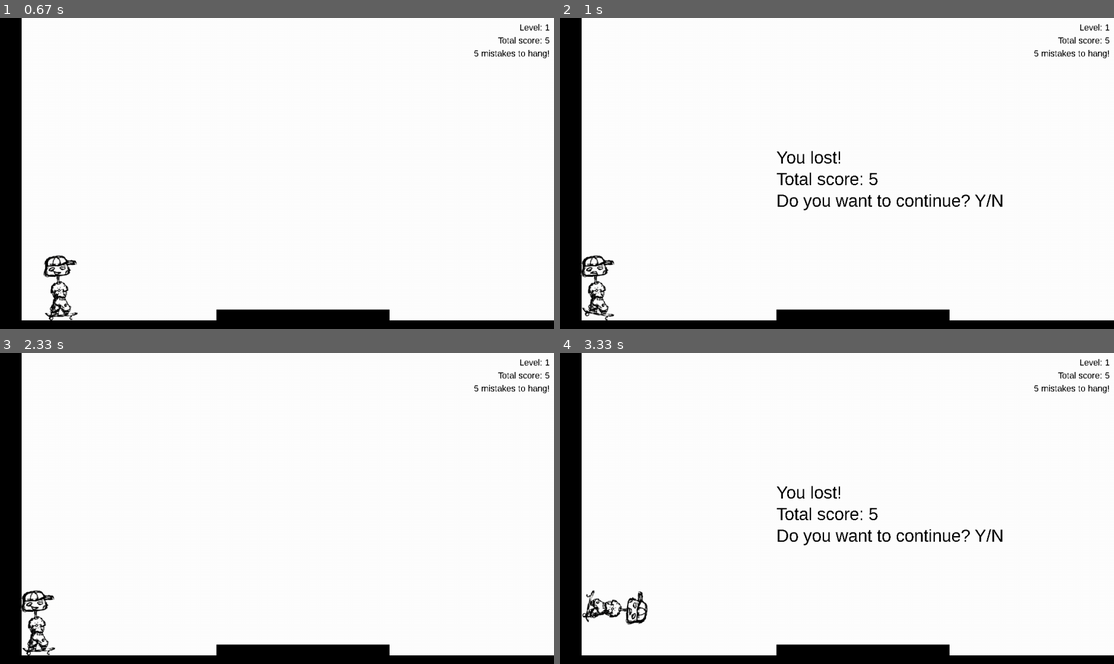
Above: before the commit, frames 1-4 (two rows, left to right).
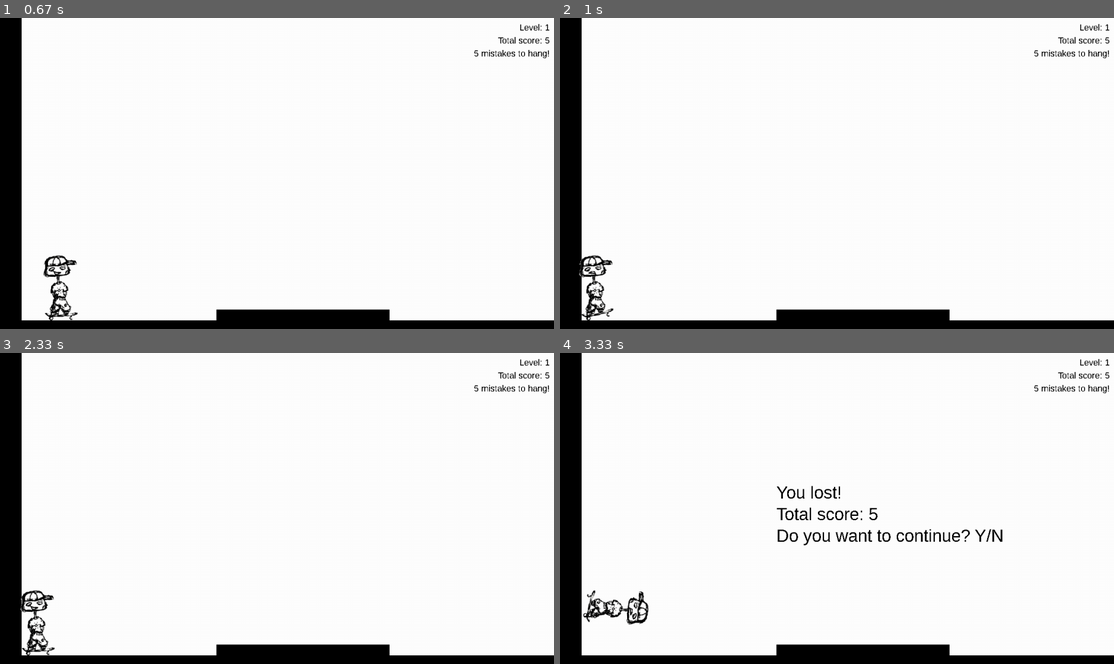
Above: after the commit, the same moments.

Repository: spookydoodle/bounce_pygame
Game: pygame game, started from main.py
The game is run twice, just before and just after one commit, with the same random seed, the same clock (stepped at 60 frames per second) and the same inputs.
Inputs:
- Up to frame 1 (0.67 s): tap Enter at 0.33 s
- Up to frame 2 (1 s): hold A from 0.67 s (still down); hold Up from 0.67 s (still down)
- Up to frame 3 (2.33 s): release A at 1.13 s; release Up at 1.13 s; tap one key every 0.33 s from 1.17 s: D Y Keypad Enter A
- Up to frame 4 (3.33 s): hold Right from 3 s (still down)

Frame 1 is identical in both runs. In frame 2, 1.7% of the frame differs, in the area x 3-80%, y 42-98%; in frame 3, 0.3%; in frame 4, 0.5%.

Commit message:
Player x movement refactoring

Diff:
--- a/skater/player.py
+++ b/skater/player.py
@@ -8,8 +8,8 @@
 class Player(pygame.sprite.Sprite):
 
     # these parameters are used to decrease velocity when decelerating
-    DRAG = 0.7
-    ZERO = 0.000001
+    DRAG = 0.9
+    ZERO = 0.01
 
     # gravity parameter used for relating jumping velocity to main velocity G * v
     G = 0.9
@@ -33,7 +33,7 @@
         # acceleration, velocity, mass - used for acceleration and deceleration.
         # separate velocities for movement on x axis (right/left) and y axis (jump)
         self.a = 3
-        self.v = self.v0 = speed * 1.8
+        self.v_x = self.v0 = speed * 1.8
         self.v_y = self.G * self.v0
         self.m = 4
         self.is_jumping = False
@@ -71,9 +71,11 @@
             # here need to change to also use the dictionary CONTROLS - tbd later
             if (keystate[K_RIGHT] or keystate[K_d]) and self.rect.x < (screen.get_size()[0] - self.rect.width):
                 self.moving_direction_x = 1
+                self.speed = self.v0
 
             if (keystate[K_LEFT] or keystate[K_a]) and self.rect.x > 0:
                 self.moving_direction_x = -1
+                self.speed = self.v0
 
 
         # set flags for tricks based on user input
@@ -99,37 +101,40 @@
 
 
     def call_movement_functions(self, CameraX):
-        self.accelerate(CameraX)
-        self.decelerate(CameraX)
+        self.move_x(CameraX)
         self.check_crash()
         self.handle_images()
 
 
-    def accelerate(self, CameraX):
-        if (not self.is_colliding_r and self.moving_direction_x > 0) \
-        or (not self.is_colliding_l and self.moving_direction_x < 0):
+    def move_x(self, CameraX):
+        # check if there was a collision in the direction of movement
+        if self.moving_direction_x > 0:
+            # moving to the right -> check if the player is blocked on the right hand side
+            blocked = self.is_colliding_r
+        elif self.moving_direction_x < 0:
+            # moving to the left
+            blocked = self.is_colliding_l
+        else:
+            # not moving -> don't care
+            blocked = False
+
+        if blocked:
+            self.stop_movement_x()
+        else:
+            # update the position according to previously computed speed
             self.rect.x += self.speed * self.moving_direction_x - CameraX
-            #self.rect.x += self.v * self.v / self.a * self.moving_direction_x
-
-            #if self.v < 10:
-            #    self.v *= 1.2
-
-
-    def decelerate(self, CameraX):
-
-        if not self.is_colliding_r and not self.is_colliding_l:
-
-            if self.v > self.ZERO and self.is_decelerating:
-                self.rect.x += self.v * self.v / self.a * self.moving_direction_x - CameraX
-
+
+            # update the speed for the next iteration
+            if not self.is_jumping:
                 # decrease velocity using drag parameter but only if on the ground
-                if not self.is_jumping:
-                    self.v *= self.DRAG
-
-            # if velocity reaches 0.00001 reset to initial velocity value v0
-            elif self.v <= self.ZERO:
-                self.stop_movement_x()
-
+                self.speed *= self.DRAG
+
+                # decrease further if `is_decelerating` set explicitly
+                self. speed *= self.DRAG
+
+            # if speed is below a threshold, set it to zero
+            if self.speed <= self.ZERO:
+                self.speed = 0
 
     def jump(self):
         self.is_jumping = True
@@ -168,13 +173,13 @@
     def stop_movement_x(self):
         self.is_decelerating = False
         self.moving_direction_x = 0
-        self.v = self.v0
+        self.v_x = 0
 
 
     def stop_movement_y(self, y):
         self.rect.bottom = y
         self.v_y = self.G * self.v0
-        self.v *= self.ELASTICITY
+        self.v_x *= self.ELASTICITY
         self.is_jumping = False
         self.is_falling = False
 
